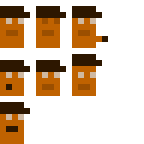
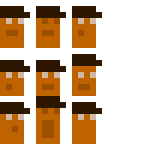
Revision of a layered (144, 144) image; what changed, layer by layer:
renamed "Hand" to "Talk#0", painted on it over <box>84,30,108,42</box>
painted on "Talk#1" over <box>6,84,12,90</box>
painted on "Talk#2" over <box>6,126,18,132</box>
added layer "Yawn #2" above "Yawn#1" over <box>72,102,102,144</box>
added layer "Yawn#1" over <box>36,96,66,144</box>
